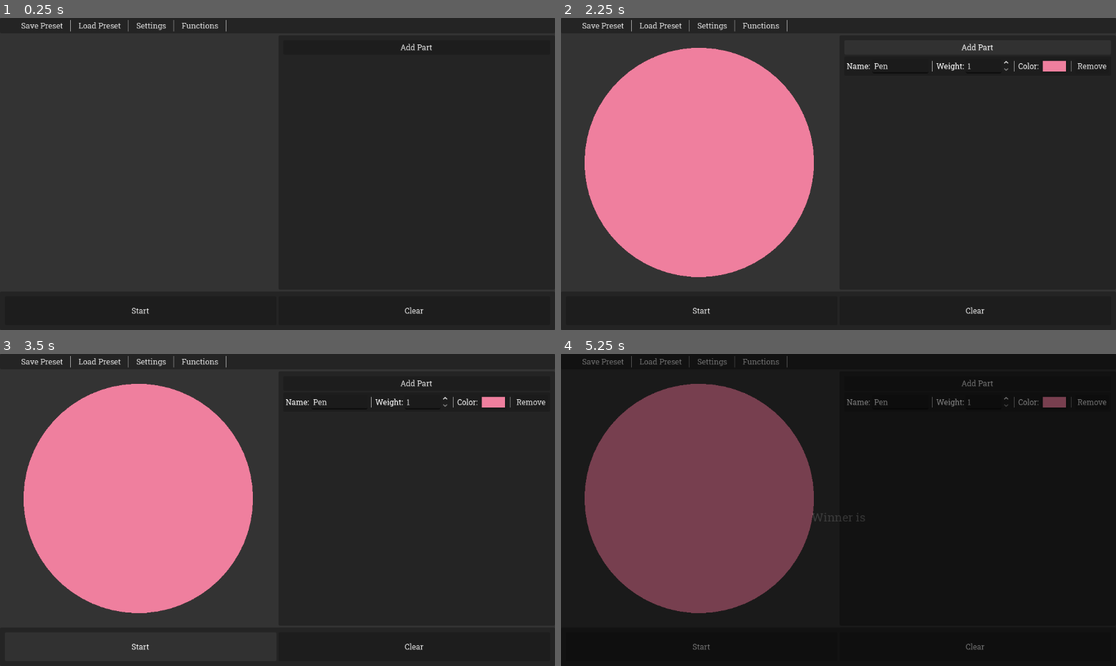
Above: before the commit, frames 1-4 (two rows, left to right).
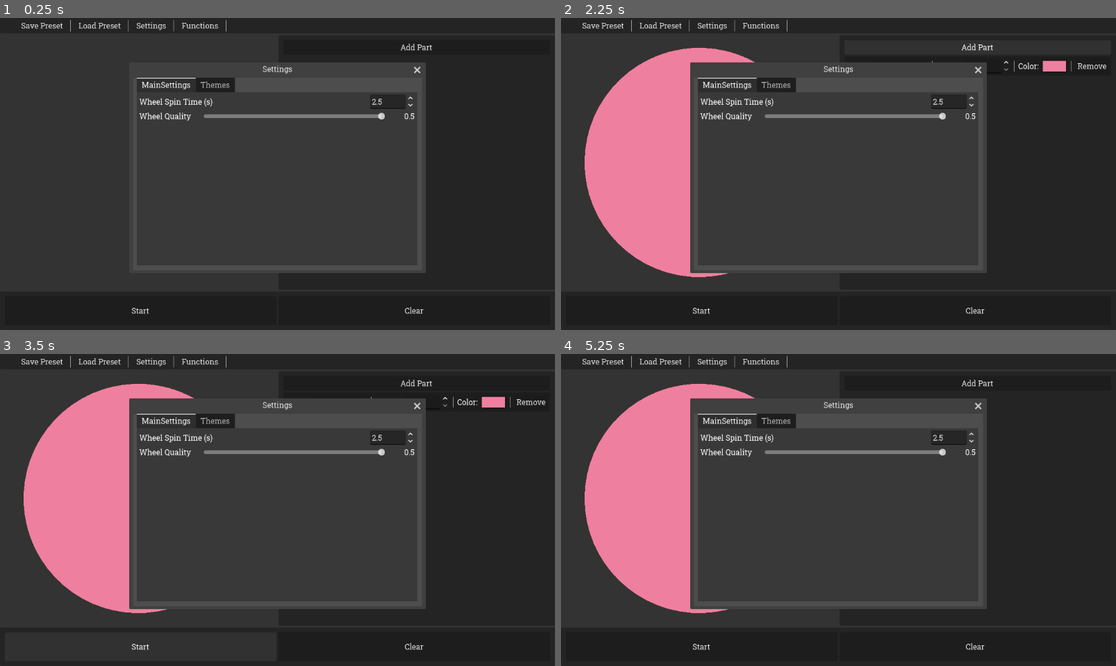
Above: after the commit, the same moments.

Repository: FoxyProgramm/NewRandomWheel
Game: Godot game, scene res://Scenes/Main.tscn
Same seed, same stepped clock (60 frames per second), same inputs: the game is played once before the commit and once after it.
Inputs:
- Up to frame 1 (0.25 s): no input
- Up to frame 2 (2.25 s): click "Save Preset" at 0.5 s; click "Load Preset" at 1.25 s; click "Add Part" at 2 s
- Up to frame 3 (3.5 s): click "Start" at 2.75 s
- Up to frame 4 (5.25 s): click "Start" at 3.5 s; click "Functions" at 4.25 s; click "Remove" at 5 s

The runs differ from the first frame. In frame 1, 6.2% of the frame differs, in the area x 24-77%, y 14-82%; in frame 2, 18%; in frame 3, 18%; in frame 4, 60%, in the area x 0-100%, y 0-95%.

Commit message:
Now there settings and saving presets

Diff:
--- a/Scenes/Main.tscn
+++ b/Scenes/Main.tscn
@@ -120,7 +120,8 @@
 custom_minimum_size = Vector2(32, 0)
 layout_mode = 2
 
-[node name="MenuButton" type="MenuButton" parent="Control/VBoxContainer/TopBar/HBoxContainer"]
+[node name="TopSavePreset" type="MenuButton" parent="Control/VBoxContainer/TopBar/HBoxContainer"]
+unique_name_in_owner = true
 layout_mode = 2
 text = "Save Preset"
 item_count = 2
@@ -133,7 +134,8 @@
 layout_mode = 2
 theme = ExtResource("3_kln2b")
 
-[node name="MenuButton2" type="MenuButton" parent="Control/VBoxContainer/TopBar/HBoxContainer"]
+[node name="TopLoadPreset" type="MenuButton" parent="Control/VBoxContainer/TopBar/HBoxContainer"]
+unique_name_in_owner = true
 layout_mode = 2
 text = "Load Preset"
 item_count = 2
@@ -313,7 +315,6 @@
 title = "Settings"
 initial_position = 1
 size = Vector2i(600, 400)
-visible = false
 exclusive = true
 min_size = Vector2i(100, 100)
 script = ExtResource("4_rgh2o")
@@ -370,12 +371,41 @@
 layout_mode = 2
 text = "Wheel Spin Time (s)"
 
-[node name="SpinBox" type="SpinBox" parent="Settings/Control/TabContainer/MainSettings/ScrollContainer/MarginContainer/VBoxContainer/HBoxContainer"]
+[node name="SettingWheelRotationTime" type="SpinBox" parent="Settings/Control/TabContainer/MainSettings/ScrollContainer/MarginContainer/VBoxContainer/HBoxContainer"]
+unique_name_in_owner = true
 layout_mode = 2
 size_flags_horizontal = 10
 min_value = 0.5
 step = 0.1
 value = 2.5
+
+[node name="HBoxContainer6" type="HBoxContainer" parent="Settings/Control/TabContainer/MainSettings/ScrollContainer/MarginContainer/VBoxContainer"]
+layout_mode = 2
+
+[node name="Label" type="Label" parent="Settings/Control/TabContainer/MainSettings/ScrollContainer/MarginContainer/VBoxContainer/HBoxContainer6"]
+layout_mode = 2
+text = "Wheel Quality"
+
+[node name="Control" type="Control" parent="Settings/Control/TabContainer/MainSettings/ScrollContainer/MarginContainer/VBoxContainer/HBoxContainer6"]
+layout_mode = 2
+size_flags_horizontal = 3
+size_flags_stretch_ratio = 0.05
+
+[node name="SettingWheelQuality" type="HSlider" parent="Settings/Control/TabContainer/MainSettings/ScrollContainer/MarginContainer/VBoxContainer/HBoxContainer6"]
+unique_name_in_owner = true
+layout_mode = 2
+size_flags_horizontal = 3
+size_flags_vertical = 1
+max_value = 10.0
+step = 0.1
+value = 10.0
+
+[node name="Label2" type="Label" parent="Settings/Control/TabContainer/MainSettings/ScrollContainer/MarginContainer/VBoxContainer/HBoxContainer6"]
+layout_mode = 2
+size_flags_horizontal = 3
+size_flags_stretch_ratio = 0.15
+text = "0.5"
+horizontal_alignment = 2
 
 [node name="HBoxContainer2" type="HBoxContainer" parent="Settings/Control/TabContainer/MainSettings/ScrollContainer/MarginContainer/VBoxContainer"]
 visible = false
--- /dev/null
+++ b/Scripts/Classes/Saves.gd
@@ -0,0 +1,3 @@
+class_name Saves extends Resource
+
+var parts:Array[Part]
--- a/Scripts/Wheel/Main.gd
+++ b/Scripts/Wheel/Main.gd
@@ -6,21 +6,55 @@
 var time_to_change_color:float = 0.6
 
 func _ready() -> void:
+
+	if !DirAccess.dir_exists_absolute("user://saves/"):
+		DirAccess.make_dir_absolute("user://saves")
+
+	%TopSavePreset.get_popup().id_pressed.connect(func(id:int):
+		var file := FileAccess.open("user://saves/save_"+str(id)+".sv", FileAccess.WRITE)
+		if file and file.is_open():
+			var data:Array[Dictionary] = []
+			for part:Part in %Wheel.parts:
+				data.append({
+					"name": part.name,
+					"weight": part.weight,
+					"color": part.color.to_html(false)
+				})
+			file.store_string(JSON.stringify(data))
+			file.close()
+		else :
+			print('ERROR 15')
+	)
+
+	%TopLoadPreset.get_popup().id_pressed.connect(func(id:int):
+		var file = FileAccess.open("user://saves/save_"+str(id)+".sv", FileAccess.READ)
+		if file and file.is_open():
+			var data_string = file.get_as_text()
+			file.close()
+			var data = JSON.parse_string(data_string)
+			if data is Array:
+				if %PartsContainer.get_child_count() > 0:
+					for PartCtrl in %PartsContainer.get_children():
+						if ! (PartCtrl is PartController): continue
+						%Wheel.remove_beauty_part(PartCtrl.linked_part)
+						PartCtrl.queue_free()
+				for row in data :
+					#%Wheel.create_beauty_part(row.name, row.weight, row.color)
+					add_part(row.name, row.weight, row.color)
+					await get_tree().create_timer(0.05).timeout
+			else :
+				print("ERROR 16")
+				print(data)
+		else :
+			print("ERROR 15")
+	)
+
 	%TopBarSettingsButton.pressed.connect(
 		func() :
 			$Settings.show()
 	)
 
-	%AddPart.pressed.connect(func():
-		var new_part:Part = %Wheel.create_beauty_part()
-		var new_part_controller := part_controller_scene.instantiate()
-		new_part_controller.linked_part = new_part
-		%PartsContainer.add_child(new_part_controller)
-		new_part_controller.request_to_delete.connect(func():
-			%Wheel.remove_beauty_part(new_part_controller.linked_part)
-			new_part_controller.queue_free()
-			)
-	)
+	%AddPart.pressed.connect(add_part)
 
 	%FunctionHUERedraw.pressed.connect(func ():
 		#%Wheel.hue_redraw(%FunctionHUEColor.color, %FunctionHUEStep.value)
@@ -64,12 +98,12 @@
 				winner = part
 				break
 			current_score += part.weight_linear
-		%Wheel.rotation -= PI*16
+		%Wheel.rotation -= PI*4*%SettingWheelRotationTime.value
 		%WinnerText.material.set('shader_parameter/y_offset', 48)
 		%ActualWinner.material.set('shader_parameter/y_offset', 64)
 		%ActualWinner.text = '4a6=F#O31oaF4'
 		var wheel_tween:Tween = create_tween()
-		wheel_tween.tween_property(%Wheel, 'rotation', (win_score*PI*2)-(PI/2), 1.5).set_trans(Tween.TRANS_CUBIC)
+		wheel_tween.tween_property(%Wheel, 'rotation', (win_score*PI*2)-(PI/2), %SettingWheelRotationTime.value).set_trans(Tween.TRANS_CUBIC)
 		wheel_tween.tween_callback($WinnerScreen.show)
 		wheel_tween.tween_property($WinnerScreen/BG, 'color', Color(0,0,0,0.5), 0.7).set_trans(Tween.TRANS_CUBIC)
 		wheel_tween.tween_property(%WinnerText, 'modulate', Color.WHITE, 0.7).set_trans(Tween.TRANS_CUBIC)
@@ -90,3 +124,13 @@
 		wheel_tween.tween_property($WinnerScreen/BG, 'color', Color(0,0,0,0), 0.7).set_trans(Tween.TRANS_CUBIC)
 		wheel_tween.tween_callback($WinnerScreen.hide)
 	)
+
+func add_part(name_:String = '', weight_:float = 1.0, color_:Color = Color.TRANSPARENT) -> void:
+	var new_part:Part = %Wheel.create_beauty_part(name_, weight_, color_)
+	var new_part_controller := part_controller_scene.instantiate()
+	new_part_controller.linked_part = new_part
+	%PartsContainer.add_child(new_part_controller)
+	new_part_controller.request_to_delete.connect(func():
+		%Wheel.remove_beauty_part(new_part_controller.linked_part)
+		new_part_controller.queue_free()
+	)
--- a/Scripts/Wheel/Wheel.gd
+++ b/Scripts/Wheel/Wheel.gd
@@ -51,13 +51,17 @@
 		tween.tween_property(part, "color", color, time_to_change).set_trans(Tween.TRANS_QUAD)
 		await get_tree().create_timer(time_for_part).timeout
 
-func create_beauty_part() -> Part:
+func create_beauty_part(name_:String = '', weight_:float = 1.0, color_:Color = Color.TRANSPARENT) -> Part:
 	var new_part = Global.create_part()
 	new_part.weight_changed.connect(calculate_parts)
 	new_part.weight = 0.001
+
+	if name_: new_part.name = name_
+	if color_ != Color.TRANSPARENT: new_part.color = Color(color_)
+
 	parts.append(new_part)
 	var tween := create_tween()
-	tween.tween_property(new_part, "weight", 1, 0.6).set_trans(Tween.TRANS_CUBIC)
+	tween.tween_property(new_part, "weight", weight_, 0.6).set_trans(Tween.TRANS_CUBIC)
 	return new_part
 
 func remove_beauty_part(part:Part, last_one:bool = false) -> void:
@@ -83,8 +87,11 @@
 	part.tween.tween_property(part, "weight", weight, 0.6).set_trans(Tween.TRANS_QUAD)
 
 
-#func _ready() -> void:
-	#calculate_parts()
+func _ready() -> void:
+	%SettingWheelQuality.value_changed.connect(func(v:float):
+		polygon_step = 1.0 / v
+		calculate_parts()
+	)
 
 func _draw() -> void:
 	for part in parts:
Not shown, added: Scripts/Classes/Saves.gd.uid
